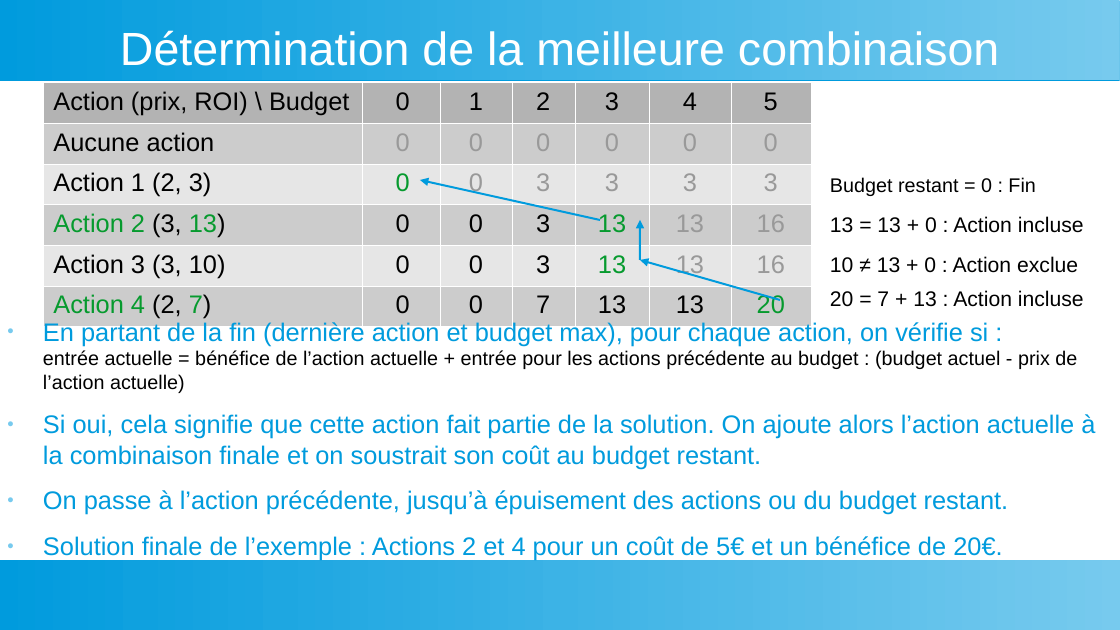
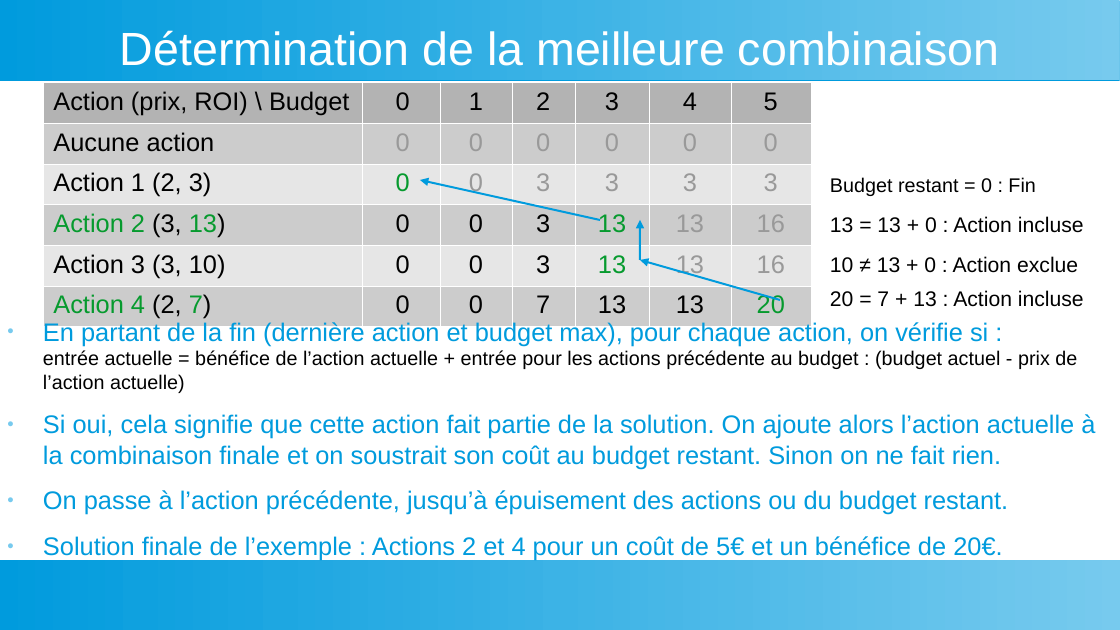
Before and after one commit to YoannDeb/AlgoInvest, a slide deck: slide 4 of Docs/Présentation.odp. Drawn at 1120x630 pixels with LibreOffice and Linux fonts; fonts in the diff are those of the drawing. Boxes give left, top, right and bottom in pixels: in the first picture for what was removed or moved away, otherwise in the second. Text is boxed around its words. In the diff, an @@ line names an element or a change of style, - is before the commit and + after.

```diff
--- a/Docs/Présentation.odp
+++ b/Docs/Présentation.odp
@@ text at (43, 414, 1095, 469): text changed @@
-● Si oui, cela signifie que cette action fait partie de la solution. On ajoute alors l’action actuelle à la combinaison finale et on soustrait son coût au budget restant.
+● Si oui, cela signifie que cette action fait partie de la solution. On ajoute alors l’action actuelle à la combinaison finale et on soustrait son coût au budget restant. Sinon on ne fait rien.
```
Also in this commit, not shown: 4 other slides changed.
